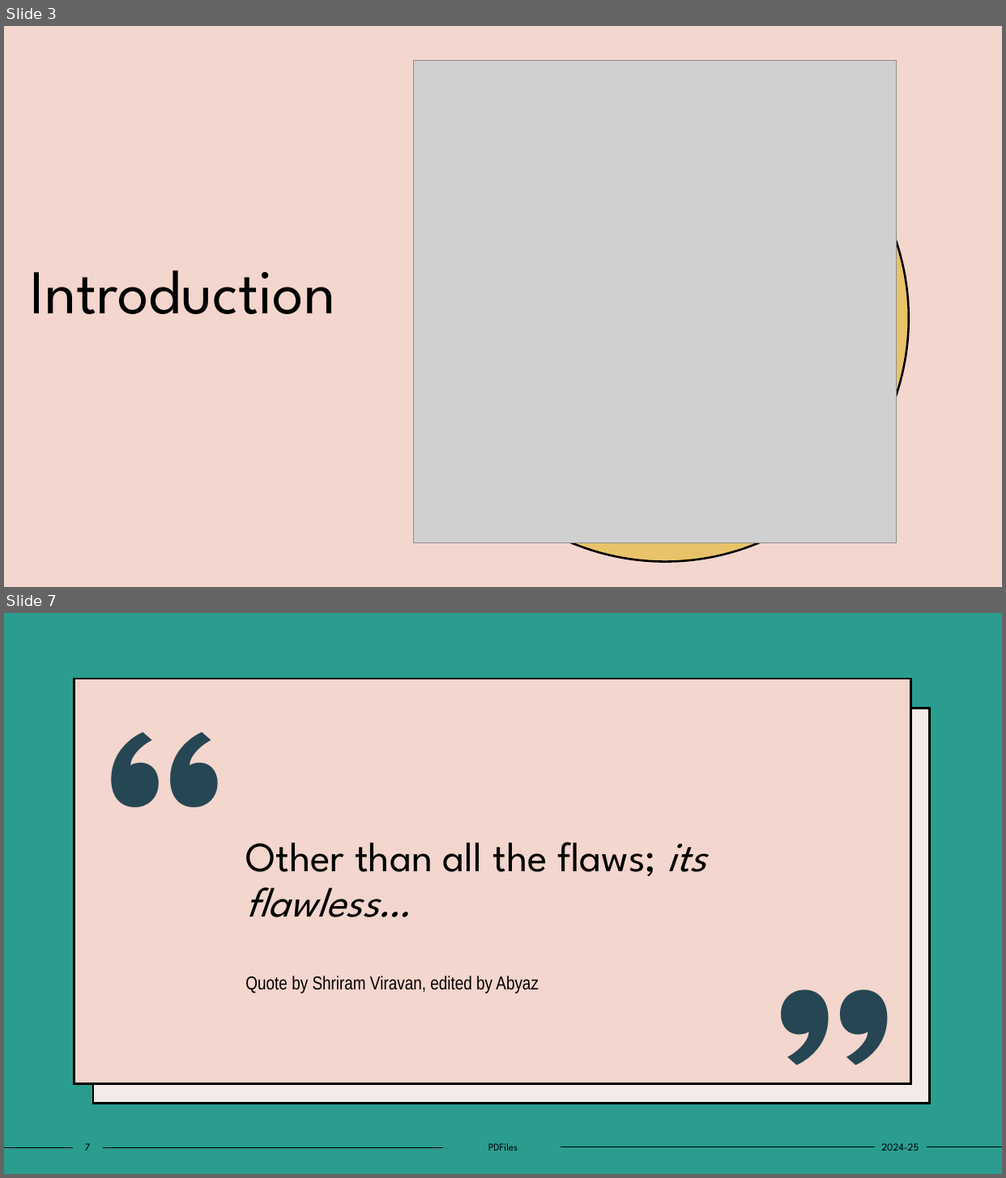
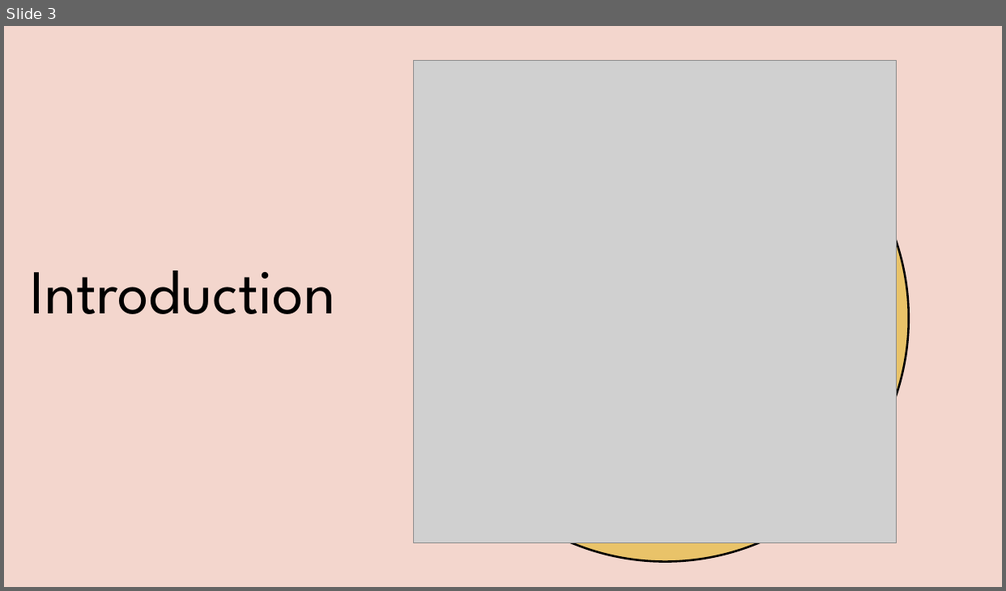
Before and after one commit to starstalker9160/School-Project, a slide deck: Presentation.pptx. Shown one above the other, each under a label of ours: slides 3 and 7 before the commit, slide 3 after it; the slides between them are not shown. The pictures are 1006x1178 and 1006x591 pixels, drawn with LibreOffice and Linux fonts; fonts in the diff are those of the drawing; grey boxes stand for pictures. Boxes give left, top, right and bottom in pixels: in the first picture for what was removed or moved away, otherwise in the second. Text is boxed around its words. In the diff, an @@ line names an element or a change of style, - is before the commit and + after.

```diff
--- a/Presentation.pptx
+++ b/Presentation.pptx
@@ slide 7 removed at bbox=[4, 613, 1002, 1174], background #2A9D8F @@
@@ rectangle removed at bbox=[74, 679, 911, 1084] @@
@@ text removed at bbox=[88, 679, 236, 848] @@
-“
@@ rectangle removed at bbox=[93, 708, 930, 1103] @@
@@ title removed at bbox=[245, 842, 706, 918] @@
-Other than all the flaws; its flawless…
@@ text removed at bbox=[764, 937, 911, 1106] @@
-”
@@ text removed at bbox=[245, 976, 539, 994] @@
-Quote by Shriram Viravan, edited by Abyaz
@@ page number removed at bbox=[85, 1144, 91, 1151] @@
-7
@@ text removed at bbox=[488, 1144, 518, 1151] @@
-PDFiles
@@ text removed at bbox=[881, 1144, 918, 1151] @@
-2024-25
@@ line removed from (4, 1148) to (73, 1148) @@
@@ line removed from (103, 1148) to (444, 1148) @@
@@ line removed from (561, 1148) to (876, 1148) @@
@@ line removed from (927, 1148) to (1002, 1148) @@
```
Also in this commit, not shown: 5 slides changed, 2 slides added, 1 other slide removed, 2 other files.
